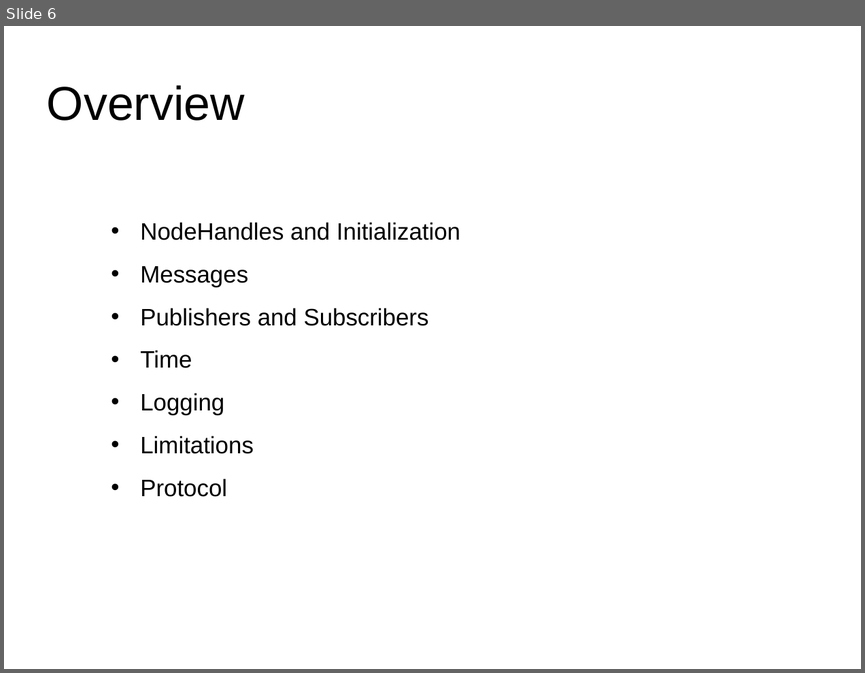
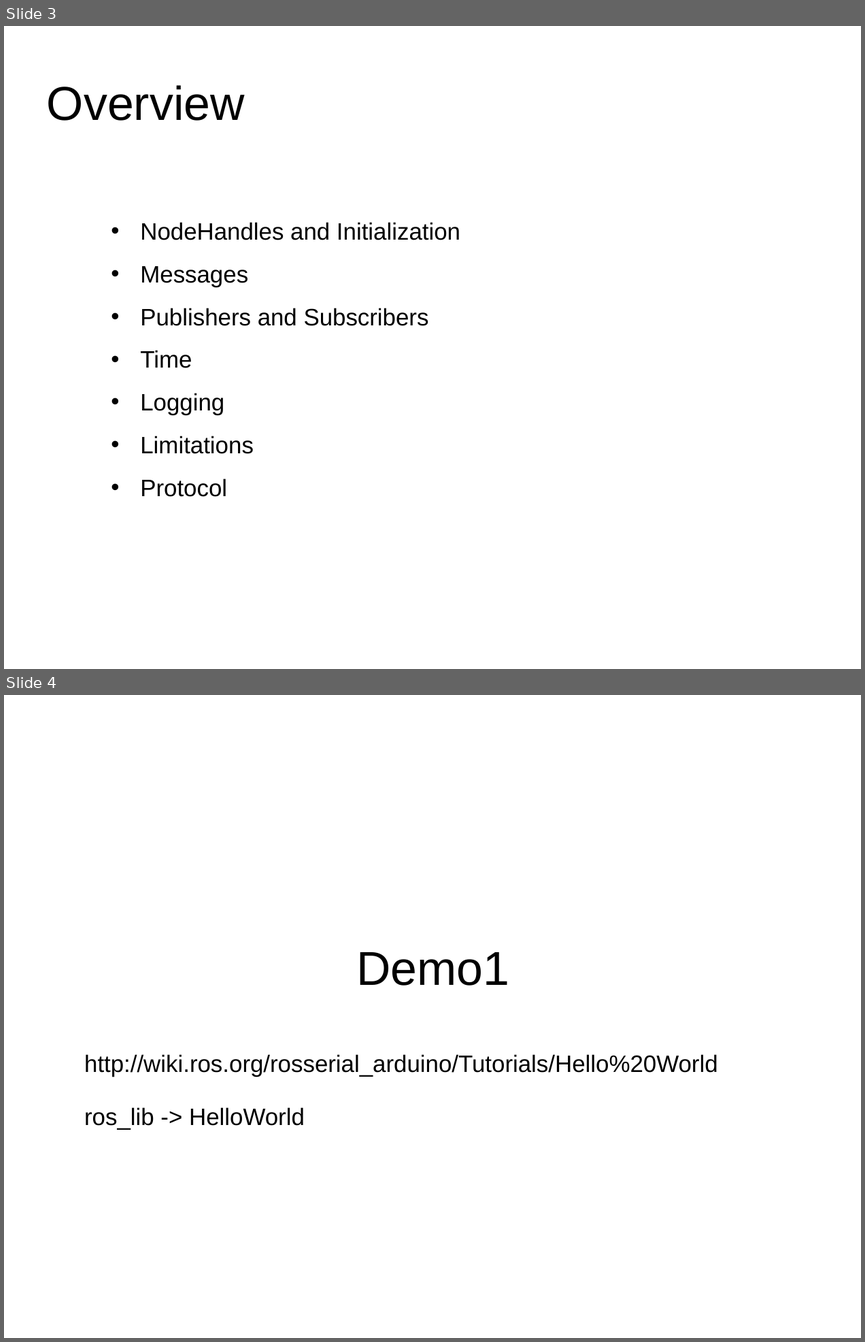
Before and after one commit to usedtolove/ros-study, a slide deck: docs/2.Intermediate/01.serial.ppt. Shown one above the other, each under a label of ours: slide 6 before the commit, slides 3 and 4 after it. The pictures are 865x673 and 865x1342 pixels, drawn with LibreOffice and Linux fonts; fonts in the diff are those of the drawing. Boxes give left, top, right and bottom in pixels: in the first picture for what was removed or moved away, otherwise in the second. Text is boxed around its words. In the diff, an @@ line names an element or a change of style, - is before the commit and + after.

Commit message:
update helloWorld ppt

```diff
--- a/docs/2.Intermediate/01.serial.ppt
+++ b/docs/2.Intermediate/01.serial.ppt
@@ slide 4 added at (4, 695, 861, 1338), background #FFFFFF @@
@@ title added at (356, 952, 509, 985), 44 pt, text #000000 @@
+Demo1
@@ text added at (84, 1054, 718, 1130), 22 pt, text #000000 @@
+http://wiki.ros.org/rosserial_arduino/Tutorials/Hello%20World
+ros_lib -> HelloWorld
@@ what was slide 6 is now slide 3 @@
```
Also in this commit, not shown: 4 slides changed, 2 other slides added, 3 slides removed, 5 other files.
